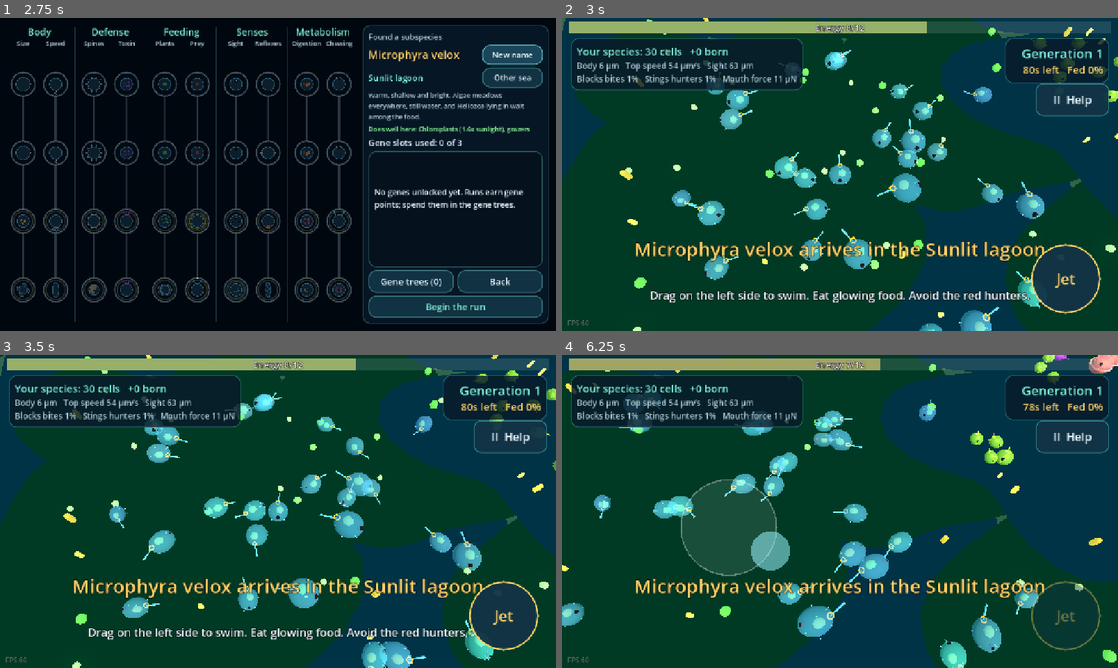
Above: before the commit, frames 1-4 (two rows, left to right).
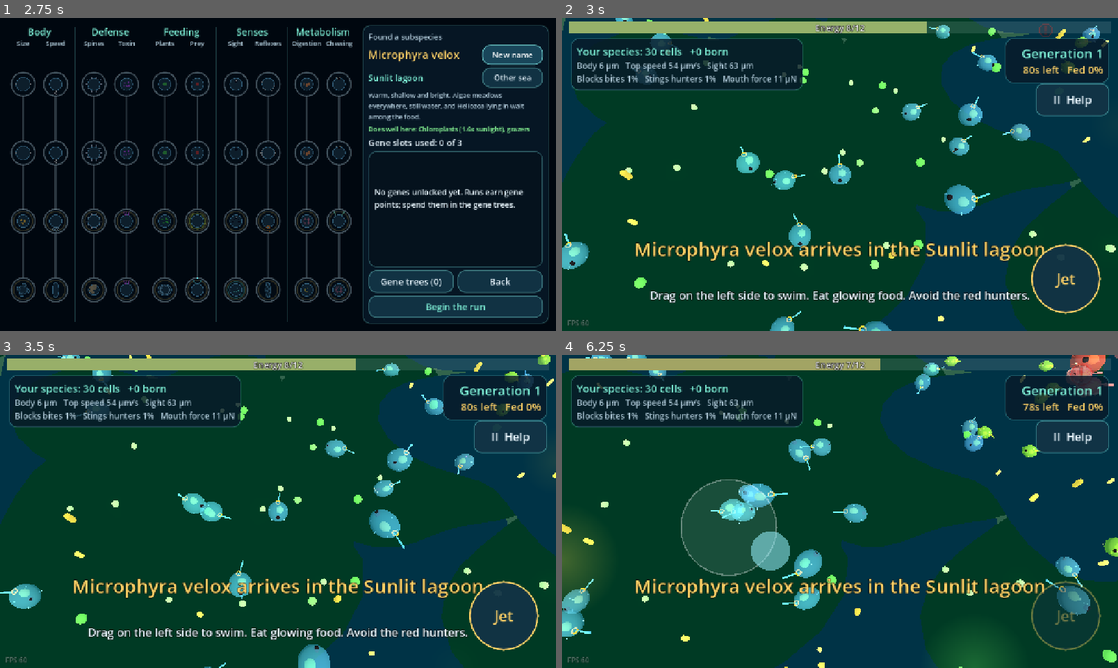
Above: after the commit, the same moments.

Repository: drag0nblad3/Sporelike-
Game: Godot game, scene res://scenes/main.tscn
Same seed, same stepped clock (60 frames per second), same inputs: the game is played once before the commit and once after it.
Inputs (mouse positions are in pixels of both pictures, inside the frame that each line leads up to):
- Up to frame 1 (2.75 s): click "New subspecies" at 0.5 s; click "New name" at 1.25 s; click "New name" at 2 s
- Up to frame 2 (3 s): click "Begin the run" at 2.75 s
- Up to frame 3 (3.5 s): no input
- Up to frame 4 (6.25 s): click "II Help" at 3.5 s; click "Resume" at 4.25 s; move the mouse to (962, 495) at 5.02 s; hold Right (ui_right) 5.03-5.75 s; tap Q at 5.1 s; click (962, 495) at 5.17 s; tap Space at 5.27 s; drag from (728, 527) to (812, 574) at 5.77 s

Frame 1 is identical in both runs. In frame 2, 9.1% of the frame differs, in the area x 0-100%, y 0-100%; in frame 3, 9.4%; in frame 4, 12%.

Commit message:
Sense off-screen food and hunters; scatter starting organisms
Senses now reach a little past the screen edge (SenseReach, starting very
low and growing with sense, Eyespot clusters and Chemoreceptors). Nearby
food fields glow on that edge in their colour and hunters show as red !
marks; size and brightness grow with closeness and sense reach. The
species, rivals and rival groups start more spread out.

Co-Authored-By: Claude Opus 5.5 <noreply@anthropic.com>
Claude-Session: https://claude.ai/code/session_01LRZhwznsDqsFEvzTLfdNU1

Diff:
--- /dev/null
+++ b/scripts/core/sense_reach.gd
@@ -0,0 +1,18 @@
+class_name SenseReach
+extends RefCounted
+## How far past the screen edge a body can feel things (SenseCues shows them
+## as edge glows for food fields and red "!" marks for hunters). Starts very
+## low and grows with the sense trait, Eyespot clusters and Chemoreceptors.
+
+## Sight (world units) that only covers what is already on screen.
+const BASE_SIGHT := 5.0
+## Each unit of sight past BASE_SIGHT reaches this far off screen.
+const PER_SIGHT := 1.5
+## Chemoreceptors taste the water this much farther out.
+const SCENT_BONUS := 4.0
+
+
+## World units past the screen edge; 0 means nothing off screen is felt.
+static func beyond_screen(g: Genome) -> float:
+	return maxf(0.0, g.sense_range() - BASE_SIGHT) * PER_SIGHT \
+		+ SCENT_BONUS * g.feature("food_scent")
--- a/scripts/core/stat_sheet.gd
+++ b/scripts/core/stat_sheet.gd
@@ -11,6 +11,7 @@
 	"turn": ["Turning", "%d°/s"],
 	"accel": ["Pickup", "%d µm/s²"],
 	"sight": ["Sight", "%d µm"],
+	"edge": ["Feel past screen edge", "%d µm"],
 	"grab": ["Grab reach", "%d µm"],
 	"sticky": ["Sticky reach", "%d µm"],
 	"chew": ["Chewing speed", "%d%%"],
@@ -58,6 +59,7 @@
 		"turn": rad_to_deg(g.turn_rate()),
 		"accel": g.acceleration() * MICRONS,
 		"sight": g.sense_range() * MICRONS,
+		"edge": SenseReach.beyond_screen(g) * MICRONS,
 		"grab": g.grab_reach() * MICRONS,
 		"sticky": Feature.STICKY_REACH * g.feature("sticky_coat") * MICRONS,
 		"chew": (0.7 + g.value_of("size")) * BodyForm.chew(g) * 100.0,
--- a/scripts/player_director.gd
+++ b/scripts/player_director.gd
@@ -27,10 +27,12 @@
 var _has_moved := false
 var _smoke_timer := 0.5
 var _scent := ScentArrow.new()
+var _cues := SenseCues.new()
 
 
 func _ready() -> void:
 	add_child(_scent)
+	add_child(_cues)
 	tracker.ecosystem = ecosystem
 	add_child(tracker)
 
@@ -65,8 +67,10 @@
 	hud.set_hint_visible(not _has_moved)
 	if not is_alive():
 		_scent.visible = false
+		_cues.clear()
 		return
 	_scent.track(player, ecosystem.food, delta)
+	_cues.track(player, ecosystem, camera, delta)
 	var input := _read_move_input()
 	if input.length() > 0.1:
 		_has_moved = true
--- a/scripts/ui/glossary.gd
+++ b/scripts/ui/glossary.gd
@@ -28,7 +28,9 @@
 Each step adds a little less than the last, but as your species gets faster \
 the hunters and darting food around it slow down very slightly.
 [b]Agility[/b]: how fast you speed up and turn, from more cilia (tiny beating hairs).
-[b]Sense[/b]: how far away you notice food and hunters, from a bigger eyespot.
+[b]Sense[/b]: how far away you notice food and hunters, from a bigger eyespot. \
+Keen senses also feel past the screen edge: a glow in a food's colour where a \
+food field lies, and a red [b]![/b] toward each hunter.
 [b]Spines[/b]: silica spines that can deflect a hunter's bite.
 [b]Toxin[/b]: toxin vesicles that sting a hunter that bites you. Stung \
 hunters back off for a while and learn to avoid toxic prey.
--- /dev/null
+++ b/scripts/ui/sense_cues.gd
@@ -0,0 +1,134 @@
+class_name SenseCues
+extends Control
+## What the player's senses feel just past the screen edge: a glow in the
+## colour of each prominent nearby food field, and a bright red "!" toward
+## each nearby hunter. How far out depends on SenseReach.
+
+const RECHECK := 0.25
+## At most this many food glows at once, the most prominent first.
+const MAX_GLOWS := 6
+const GLOW_RADIUS := 230.0
+const MARK_INSET := 64.0
+const MARK_SIZE := 64
+const DANGER := Color(1.0, 0.12, 0.08)
+## Reach (world units) at which senses count as fully keen: bigger, brighter cues.
+const KEEN_REACH := 20.0
+
+var _camera: Camera3D
+var _view := ViewFootprint.new()
+var _timer := 0.0
+## 0..1 from the body's sense reach; scales every cue's size and brightness.
+var _keen := 0.0
+## [world position, colour, strength 0..1] per food glow.
+var _glows: Array = []
+## [hunter, strength 0..1] per danger mark.
+var _marks: Array = []
+
+
+func _ready() -> void:
+	mouse_filter = Control.MOUSE_FILTER_IGNORE
+
+
+func clear() -> void:
+	if _glows.is_empty() and _marks.is_empty():
+		return
+	_glows.clear()
+	_marks.clear()
+	queue_redraw()
+
+
+## Called every frame by PlayerDirector while the player is alive.
+func track(player: Organism, eco: Ecosystem, camera: Camera3D, delta: float) -> void:
+	_camera = camera
+	_timer -= delta
+	if _timer <= 0.0:
+		_timer = RECHECK
+		_scan(player, eco)
+	queue_redraw()
+
+
+func _scan(player: Organism, eco: Ecosystem) -> void:
+	_glows.clear()
+	_marks.clear()
+	var reach := SenseReach.beyond_screen(player.genome)
+	if reach <= 0.0:
+		return
+	_keen = clampf(reach / KEEN_REACH, 0.0, 1.0)
+	_view.update(_camera)
+	var tastes := player.genome.feature("food_scent") > 0
+	var found: Array = []
+	for patch in eco.food.patches:
+		if patch.count < FoodScent.MIN_PIECES or (patch.hidden and not tastes):
+			continue
+		var d := _view.outside_by(patch.center) - patch.radius
+		if d <= 0.0 or d > reach:
+			continue
+		var strength := 1.0 - d / reach
+		var weight := patch.count * patch.kind.energy * strength
+		found.append([patch.center, patch.kind.color, strength, weight])
+	found.sort_custom(func(a: Array, b: Array) -> bool: return float(a[3]) > float(b[3]))
+	_glows = found.slice(0, MAX_GLOWS)
+	for hunter in eco.predators:
+		if not is_instance_valid(hunter) or not hunter.alive:
+			continue
+		var d := _view.outside_by(hunter.flat_pos()) - hunter.radius()
+		if d > 0.0 and d <= reach:
+			_marks.append([hunter, 1.0 - d / reach])
+
+
+func _draw() -> void:
+	if _camera == null:
+		return
+	var rect := get_viewport_rect()
+	for glow in _glows:
+		var spot: Vector2 = glow[0]
+		var tint: Color = glow[1]
+		var strength: float = glow[2]
+		_draw_glow(_at_edge(spot, rect, 0.0), tint, strength)
+	var pulse := 0.8 + 0.2 * sin(Time.get_ticks_msec() * 0.008)
+	for mark in _marks:
+		var hunter: Organism = mark[0]
+		if is_instance_valid(hunter):
+			var strength: float = mark[1]
+			var grow := lerpf(0.55, 1.0, strength) * lerpf(0.7, 1.15, _keen)
+			var alpha := lerpf(0.5, 1.0, strength) * lerpf(0.75, 1.0, _keen) * pulse
+			_draw_mark(_at_edge(hunter.flat_pos(), rect, MARK_INSET * grow), grow, alpha)
+
+
+## The world point's screen position, pulled in to `inset` from the edge.
+func _at_edge(world: Vector2, rect: Rect2, inset: float) -> Vector2:
+	var screen := _camera.unproject_position(Vector3(world.x, 0.0, world.y))
+	var center := rect.size * 0.5
+	var v := screen - center
+	var half := center - Vector2(inset, inset)
+	var t := 1.0
+	if absf(v.x) > half.x:
+		t = minf(t, half.x / absf(v.x))
+	if absf(v.y) > half.y:
+		t = minf(t, half.y / absf(v.y))
+	return center + v * t
+
+
+func _draw_glow(at: Vector2, tint: Color, strength: float) -> void:
+	var r := GLOW_RADIUS * lerpf(0.35, 1.0, strength) * lerpf(0.6, 1.2, _keen)
+	var inner := Color(tint.r, tint.g, tint.b, 0.65 * strength * lerpf(0.45, 1.0, _keen))
+	var outer := Color(tint.r, tint.g, tint.b, 0.0)
+	var steps := 20
+	for i in steps:
+		var a := Vector2.from_angle(TAU * i / steps) * r
+		var b := Vector2.from_angle(TAU * (i + 1) / steps) * r
+		draw_polygon(PackedVector2Array([at, at + a, at + b]),
+			PackedColorArray([inner, outer, outer]))
+
+
+## A red "!" in a dark disc; grow 1 is MARK_SIZE pixels tall.
+func _draw_mark(at: Vector2, grow: float, alpha: float) -> void:
+	var px := int(MARK_SIZE * grow)
+	var ring := 34.0 * grow
+	draw_circle(at, ring, Color(0.3, 0.0, 0.0, 0.55 * alpha))
+	draw_arc(at, ring, 0.0, TAU, 32, Color(DANGER, alpha), 4.0 * grow)
+	var font := ThemeDB.fallback_font
+	var base := at + Vector2(-ring * 1.2, px * 0.36)
+	draw_string_outline(font, base, "!", HORIZONTAL_ALIGNMENT_CENTER, ring * 2.4, px,
+		int(8 * grow), Color(0.0, 0.0, 0.0, alpha))
+	draw_string(font, base, "!", HORIZONTAL_ALIGNMENT_CENTER, ring * 2.4, px, Color(DANGER, alpha))
--- /dev/null
+++ b/scripts/ui/view_footprint.gd
@@ -0,0 +1,35 @@
+class_name ViewFootprint
+extends RefCounted
+## The patch of sea floor the camera shows, as a ground polygon, and how far
+## outside it a point lies. SenseCues uses it to tell what is off screen.
+
+var corners := PackedVector2Array()
+
+
+func update(camera: Camera3D) -> void:
+	var size := camera.get_viewport().get_visible_rect().size
+	var screen: Array[Vector2] = [Vector2.ZERO, Vector2(size.x, 0.0), size, Vector2(0.0, size.y)]
+	corners.clear()
+	for p in screen:
+		corners.append(_ground(camera, p))
+
+
+## 0 inside the view, otherwise the distance to its nearest edge.
+func outside_by(point: Vector2) -> float:
+	if corners.size() < 3 or Geometry2D.is_point_in_polygon(point, corners):
+		return 0.0
+	var best := INF
+	for i in corners.size():
+		var a := corners[i]
+		var b := corners[(i + 1) % corners.size()]
+		best = minf(best, point.distance_to(Geometry2D.get_closest_point_to_segment(point, a, b)))
+	return best
+
+
+## Where the camera ray through this screen point meets the sea floor (y = 0).
+static func _ground(camera: Camera3D, screen: Vector2) -> Vector2:
+	var from := camera.project_ray_origin(screen)
+	var dir := camera.project_ray_normal(screen)
+	dir.y = minf(dir.y, -0.05)
+	var hit := from + dir * (-from.y / dir.y)
+	return Vector2(hit.x, hit.z)
--- a/scripts/world/ecosystem.gd
+++ b/scripts/world/ecosystem.gd
@@ -52,7 +52,7 @@
 		spawn_member(saved_genome, saved_at, saved_energy)
 	if saved_members.is_empty():
 		for _i in START_POPULATION:
-			spawn_member(_founder.mutated(rng).mutated(rng), _random_point(2.0, 12.0), 6.0)
+			spawn_member(_founder.mutated(rng).mutated(rng), _random_point(3.0, 24.0), 6.0)
 	rivals = Rivals.new()
 	rivals.ecosystem = self
 	add_child(rivals)
--- a/scripts/world/rival_species.gd
+++ b/scripts/world/rival_species.gd
@@ -34,7 +34,7 @@
 func found(home: Vector2) -> void:
 	var rng := ecosystem.rng
 	for _i in START_POPULATION:
-		var at := home + Vector2.from_angle(rng.randf() * TAU) * rng.randf_range(0.0, 6.0)
+		var at := home + Vector2.from_angle(rng.randf() * TAU) * rng.randf_range(0.0, 12.0)
 		spawn(template.mutated(rng), at, 6.0)
 
 
--- a/scripts/world/rivals.gd
+++ b/scripts/world/rivals.gd
@@ -79,7 +79,7 @@
 	group.setup(ecosystem, NAMES[index], colour, genome)
 	add_child(group)
 	var rng := ecosystem.rng
-	group.found(ecosystem.focus + Vector2.from_angle(rng.randf() * TAU) * rng.randf_range(20.0, 40.0))
+	group.found(ecosystem.focus + Vector2.from_angle(rng.randf() * TAU) * rng.randf_range(24.0, 48.0))
 	return group
 
 
